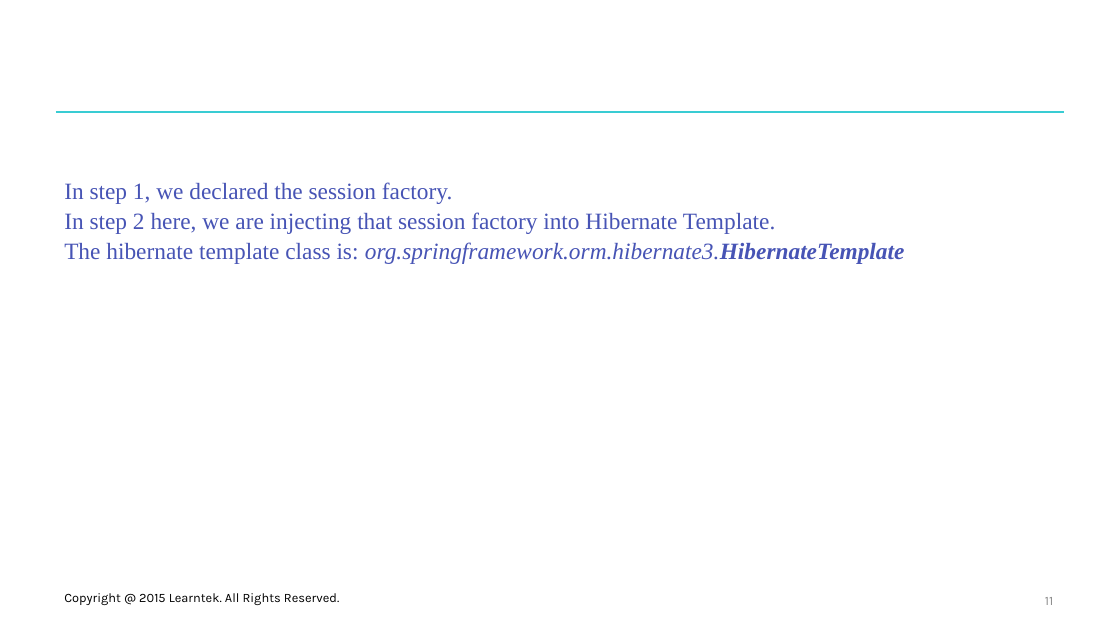
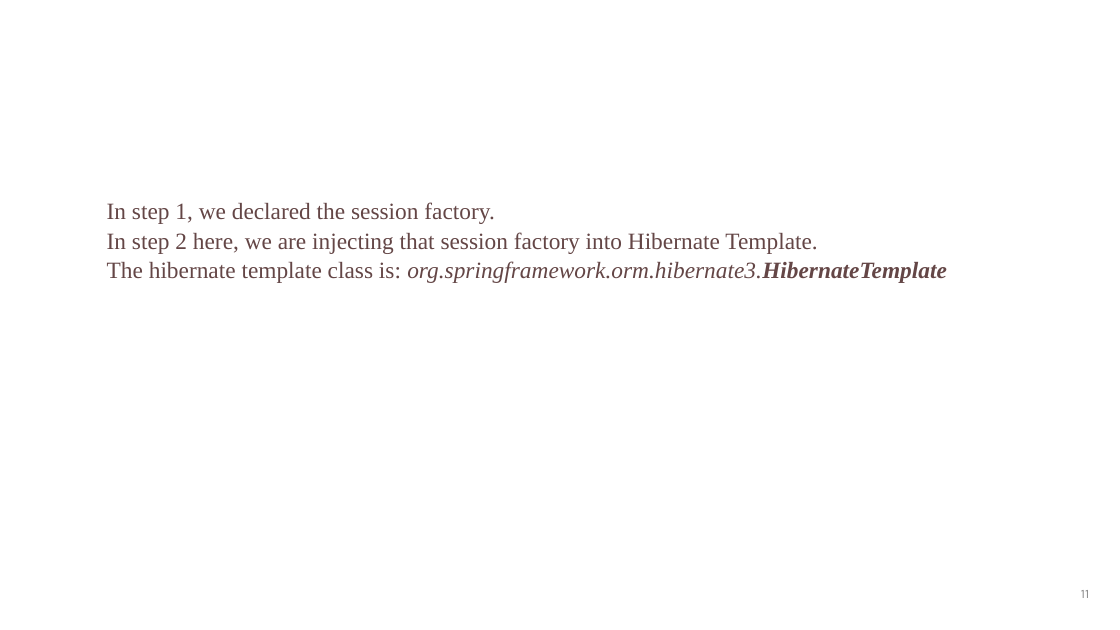
Before and after one commit to santoshkar/Spring, a slide deck: slide 11 of Presentations/Part-5-Spring hibernate.pptx. Drawn at 1120x630 pixels with LibreOffice and Linux fonts; fonts in the diff are those of the drawing; background and template pictures are left out. Boxes give left, top, right and bottom in pixels: in the first picture for what was removed or moved away, otherwise in the second. Text is boxed around its words. In the diff, an @@ line names an element or a change of style, - is before the commit and + after.

Commit message:
Removed learntek

```diff
--- a/Presentations/Part-5-Spring hibernate.pptx
+++ b/Presentations/Part-5-Spring hibernate.pptx
@@ line removed from (56, 112) to (1065, 112) @@
@@ text "In step 1, we declared ...": place and size @@
-text "In step 1, we declared ..." at box(64, 182, 905, 264)
+text "In step 1, we declared ..." at box(107, 202, 947, 283)
@@ text "In step 1, we declared ..." at box(107, 202, 947, 283): text colour #4754B5 to #644646; indent changed @@
@@ text removed at box(64, 593, 339, 605) @@
-Copyright @ 2015 Learntek. All Rights Reserved.
@@ page number: place and size @@
-page number at box(1045, 597, 1053, 605)
+page number at box(1081, 590, 1089, 598)
@@ ellipse added at box(1050, 575, 1087, 612), outline #FFFFFF 1 pt @@
```
Also in this commit, not shown: 19 other slides changed, 7 other files.
